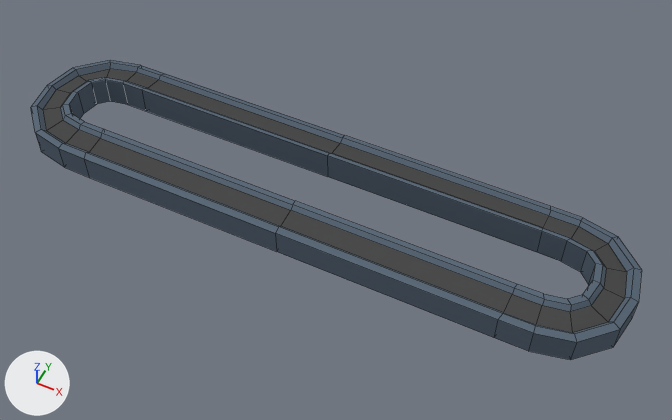
Before and after pictures for a commit that changed the Blender file Assets/Modls/cinta/cinta.blend.
Camera for both pictures: a camera (50 mm lens) standing at (2.23, -15.66, 19.12) and looking at (-5.56, -0.08, -0.35). Arrows for +X, +Y and +Z are at lower left; the lights stay in place. Mesh edges are drawn as thin lines.

The scene before the commit, as lines of its bpy script (objects in view):
```python
ob_cube = bpy.data.objects.new('Cube', me_cube)
ob_cube.location = (-6.35, 0.0, 0.0)
ob_cube.scale = (0.4, 0.4, 0.4)
ob_cube_012 = bpy.data.objects.new('Cube.012', me_cube_012)
ob_cube_012.location = (-13.81, 1.41, 0.32)
ob_cube_012.scale = (0.4, 0.4, 0.4)
ob_cube_013 = bpy.data.objects.new('Cube.013', me_cube_013)
ob_cube_013.location = (1.11, 1.41, 0.32)
ob_cube_013.scale = (0.4, 0.4, 0.4)
ob_cube_014 = bpy.data.objects.new('Cube.014', me_cube_014)
ob_cube_014.location = (-13.02, -1.5, 0.33)
ob_cube_014.scale = (0.4, 0.4, 0.4)
ob_cube_015 = bpy.data.objects.new('Cube.015', me_cube_015)
ob_cube_015.location = (-13.05, 1.5, 0.0)
ob_cube_015.scale = (0.4, 0.4, 0.4)
ob_cube_016 = bpy.data.objects.new('Cube.016', me_cube_016)
ob_cube_016.location = (0.32, 1.5, 0.33)
ob_cube_016.scale = (0.4, 0.4, 0.4)
ob_cube_017 = bpy.data.objects.new('Cube.017', me_cube_017)
ob_cube_017.location = (-6.35, -1.5, 0.34)
ob_cube_017.scale = (0.4, 0.4, 0.4)
ob_cube_018 = bpy.data.objects.new('Cube.018', me_cube_018)
ob_cube_018.location = (-14.82, 0.39, 0.31)
ob_cube_018.scale = (0.4, 0.4, 0.4)
ob_cube_019 = bpy.data.objects.new('Cube.019', me_cube_019)
ob_cube_019.location = (2.12, -0.39, 0.31)
ob_cube_019.scale = (0.4, 0.4, 0.4)
# also in view: 'Cube.004' at (1.16, -1.42, 0.32); 'Cube.005' at (0.33, -1.5, 0.33); 'Cube.006' at (-6.35, 1.5, 0.34)
```
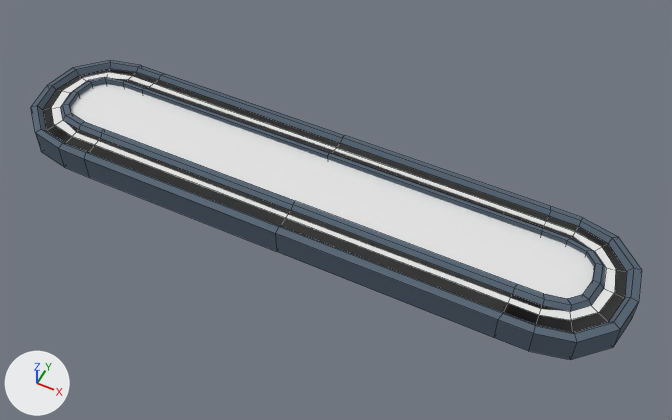
Pixel boxes (x1, y1, x2, y2) of what changed, in the pictures (672 x 420 px):
'NurbsCurve', added
    after: (51, 72, 616, 320)
'Cube.017', deleted
    before: (89, 138, 512, 312)
'Cube.006', deleted
    before: (148, 80, 549, 228)
'Cube.005', deleted
    before: (504, 294, 542, 325)
'Cube.004', deleted
    before: (536, 305, 573, 333)
'Cube.003', deleted
    before: (570, 306, 608, 333)
'Cube.019', deleted
    before: (592, 288, 625, 322)
'Cube.002', deleted
    before: (604, 268, 627, 298)
'Cube.014', deleted
    before: (67, 130, 100, 152)
'Cube.013', deleted
    before: (572, 226, 608, 251)
'Cube.010', deleted
    before: (595, 244, 627, 272)
'Cube.016', deleted
    before: (543, 216, 578, 238)
'Cube.011', deleted
    before: (46, 120, 78, 143)
'Cube.008', deleted
    before: (43, 108, 63, 130)
'Cube.007', deleted
    before: (43, 90, 70, 110)
'Cube.015', deleted
    before: (127, 72, 158, 88)
'Cube.012', deleted
    before: (106, 69, 136, 81)
'Cube.018', deleted
    before: (57, 76, 86, 93)
'Cube.009', deleted
    before: (80, 69, 109, 81)
part 1 of me_cube, added
    after: (43, 69, 627, 333)

The edits, one by one:
me_cube is used by ob_cube; location (-6.35, 0.0, 0.0); scale (0.4, 0.4, 0.4).
me_cube had 60 vertices, 45 faces and spanned x -22.9..0.1, y -5.2..0.0, z -1.1..1.3.
me_cube now has 136 vertices, 65 faces and spans x -22.9..22.1, y -5.2..4.4, z -1.1..1.3.
Part 1, on me_cube:
76 vertices are added at x -22.1..22.1, y -4.4..4.4, z 0.6..1.0.
20 new faces join them, mat_cinta (dark grey #4c4c4c).
me_cube now uses material mat_cinta (dark grey #4c4c4c).
Mesh me_cunurbscurve_002 is new.
It has 35 vertices, 1 face and spans x -1.7..1.7, y -9.6..7.7, z 0.0.
Object 'Cube.019' (ob_cube_019) is deleted.
Object 'Cube.018' (ob_cube_018) is deleted.
Object 'Cube.017' (ob_cube_017) is deleted.
Object 'Cube.016' (ob_cube_016) is deleted.
Object 'Cube.015' (ob_cube_015) is deleted.
Object 'Cube.014' (ob_cube_014) is deleted.
Object 'Cube.013' (ob_cube_013) is deleted.
Object 'Cube.012' (ob_cube_012) is deleted.
Object 'Cube.011' (ob_cube_011) is deleted.
Object 'Cube.010' (ob_cube_010) is deleted.
Object 'Cube.009' (ob_cube_009) is deleted.
Object 'Cube.008' (ob_cube_008) is deleted.
Object 'Cube.007' (ob_cube_007) is deleted.
Object 'Cube.006' (ob_cube_006) is deleted.
Object 'Cube.005' (ob_cube_005) is deleted.
Object 'Cube.004' (ob_cube_004) is deleted.
Object 'Cube.003' (ob_cube_003) is deleted.
Object 'Cube.002' (ob_cube_002) is deleted.
Object 'NurbsCurve' (ob_nurbscurve) is new; it shows me_cunurbscurve_002.
Its location is (-7.3, 0.01, 0.36).
Its rotation in degrees is (0, 0, 90).
Its scale is (0.9, 0.985, 1.0).
